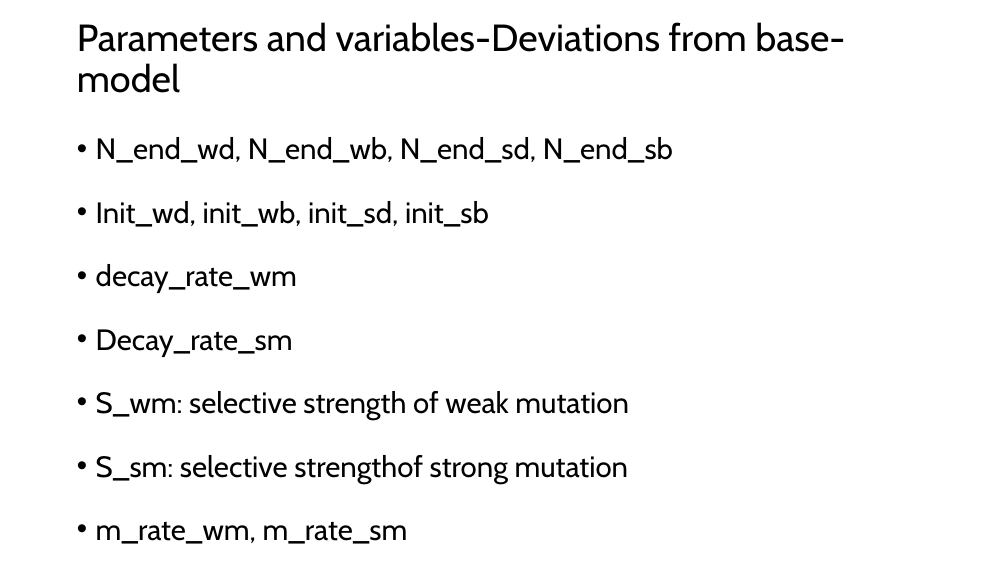
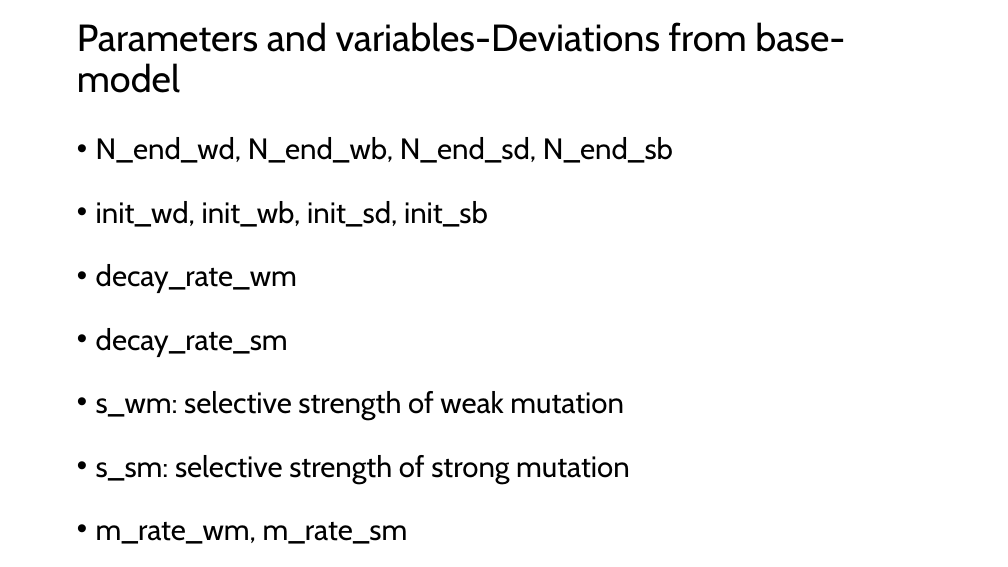
Before and after one commit to Julia-Eggenschwiler/THEEproject_Jaelle_Julia, a slide deck: slide 5 of THEE_project.pptx. Drawn at 1008x567 pixels with LibreOffice and Linux fonts; fonts in the diff are those of the drawing. Boxes give left, top, right and bottom in pixels: in the first picture for what was removed or moved away, otherwise in the second. Text is boxed around its words. In the diff, an @@ line names an element or a change of style, - is before the commit and + after.

Commit message:
update

```diff
--- a/THEE_project.pptx
+++ b/THEE_project.pptx
@@ text at [96, 201, 488, 227]: text changed @@
-• Init_wd, init_wb, init_sd, init_sb
+• init_wd, init_wb, init_sd, init_sb
@@ text at [96, 328, 630, 484]: text changed @@
-• Decay_rate_sm
-• S_wm: selective strength of weak mutation
-• S_sm: selective strengthof strong mutation
+• decay_rate_sm
+• s_wm: selective strength of weak mutation
+• s_sm: selective strength of strong mutation
```
Also in this commit, not shown: 1 other slide changed.
